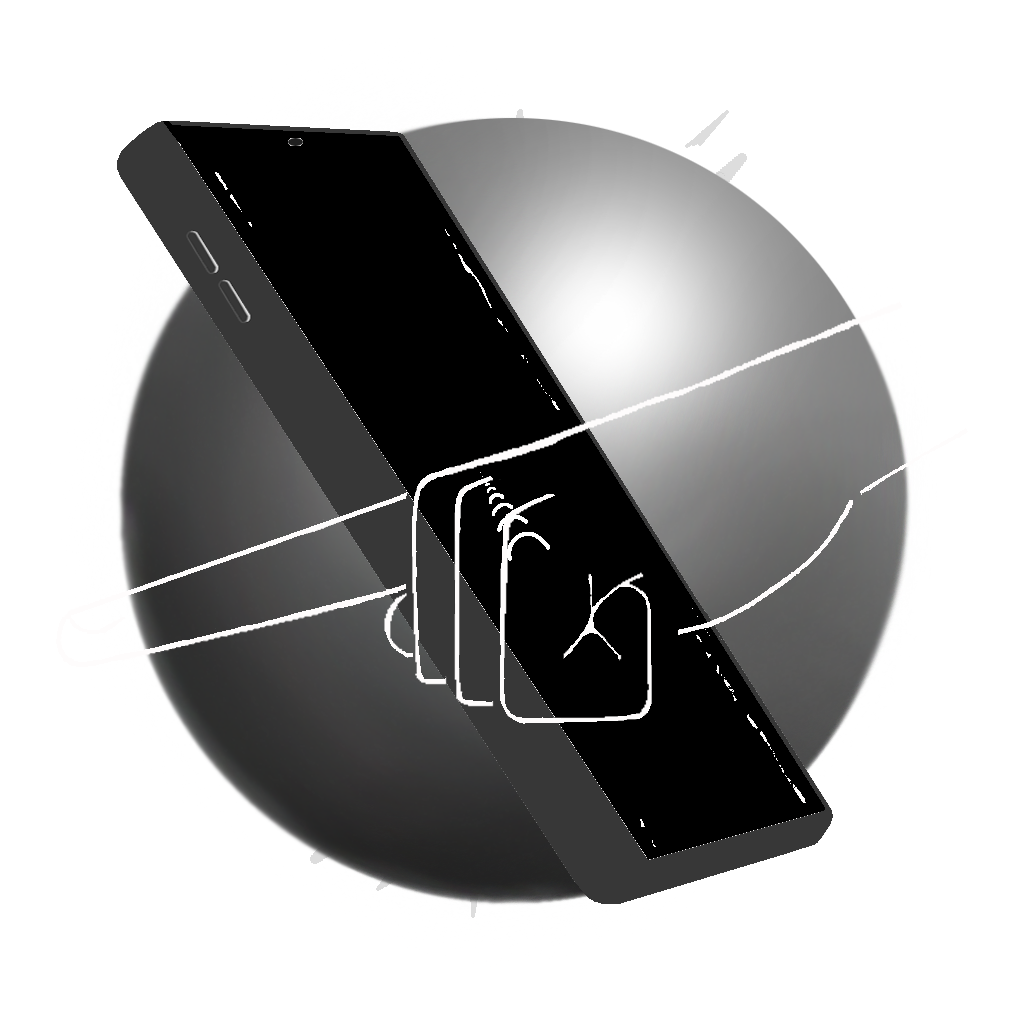
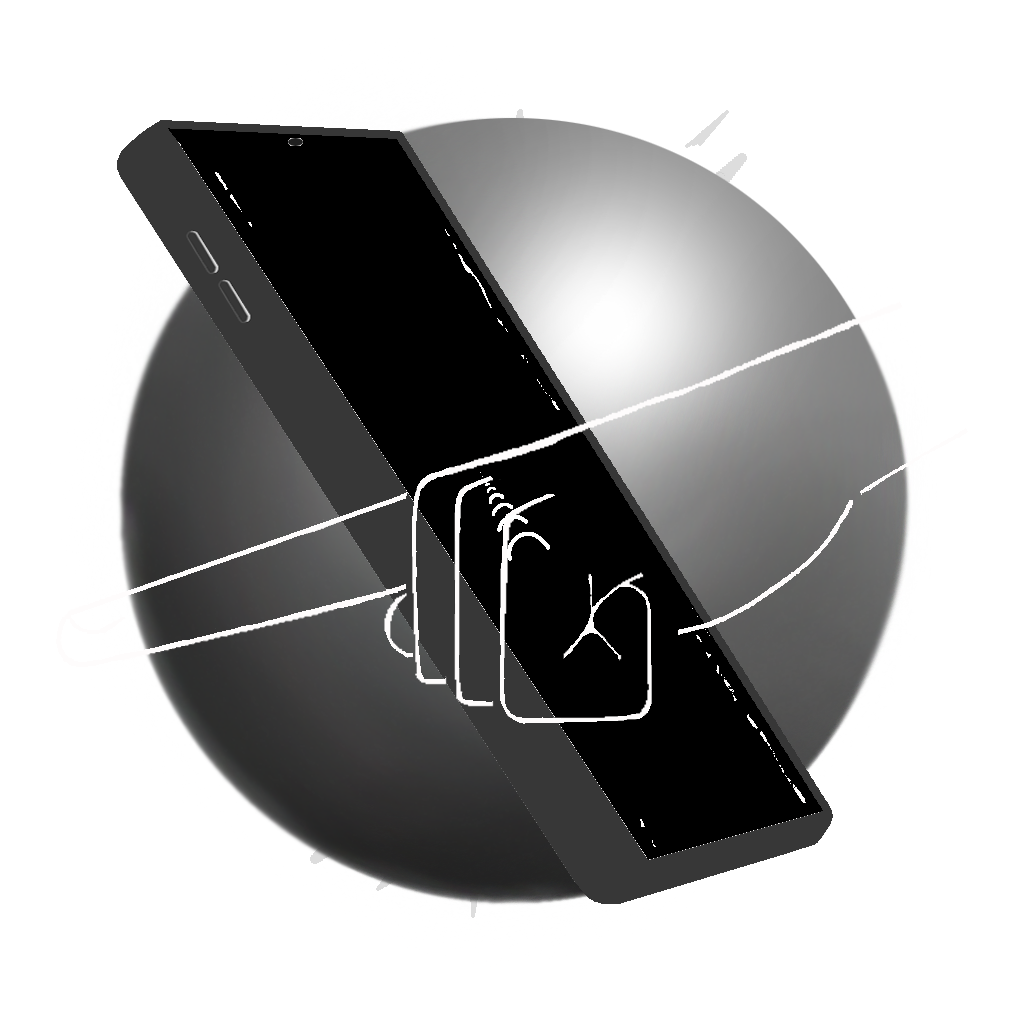
Layers edited between the first and the second (1024, 1024) image:
painted on "Phone" over [159, 120, 830, 811]
